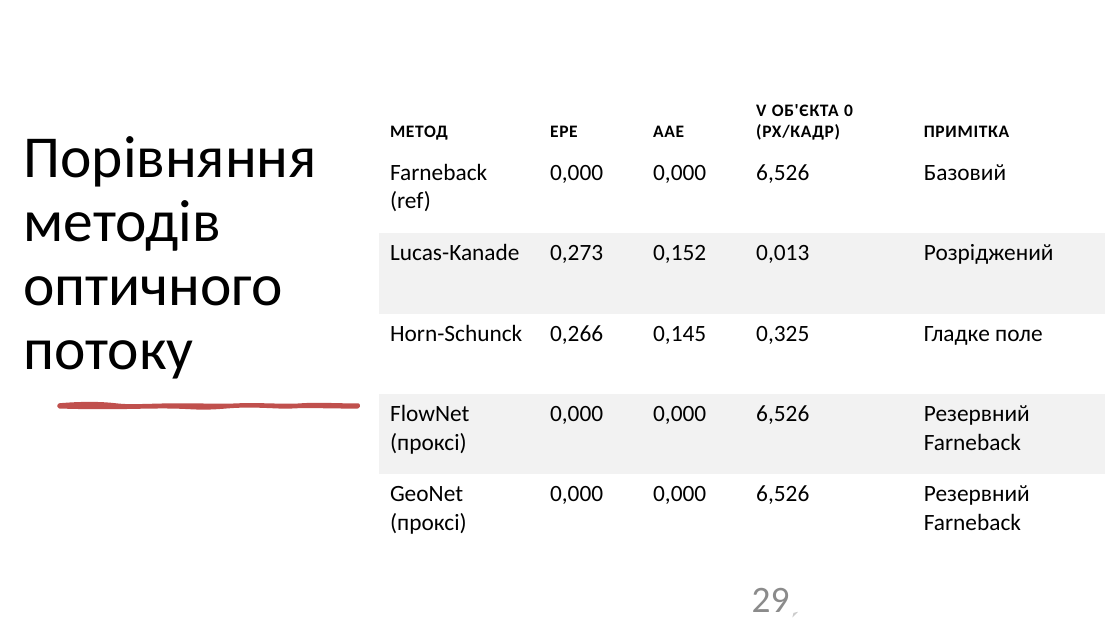
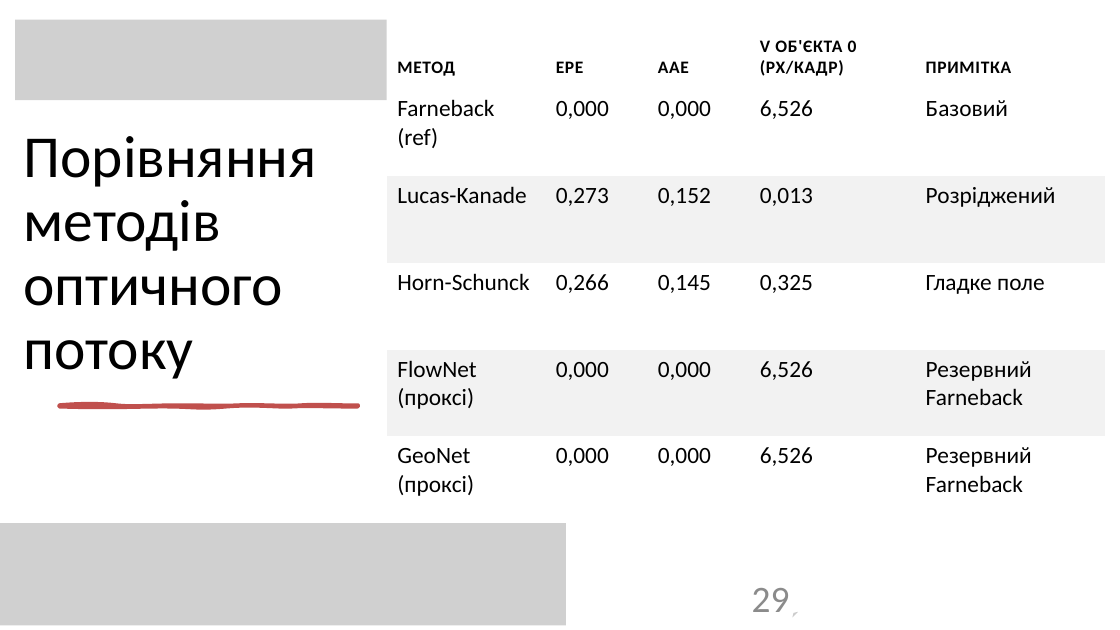
Before and after one commit to ly0wenka/dis_f, a slide deck: slide 29 of dissertation_Kondratov_slides.pptx. Drawn at 1120x630 pixels with LibreOffice and Linux fonts; fonts in the diff are those of the drawing; grey boxes stand for pictures. Boxes give left, top, right and bottom in pixels: in the first picture for what was removed or moved away, otherwise in the second. Text is boxed around its words. In the diff, an @@ line names an element or a change of style, - is before the commit and + after.

```diff
--- a/dissertation_Kondratov_slides.pptx
+++ b/dissertation_Kondratov_slides.pptx
@@ picture added at [15, 20, 386, 101] @@
@@ table: place and size @@
-table at [380, 82, 1107, 555]
+table at [386, 13, 1106, 523]
@@ picture added at [0, 523, 566, 626] @@
```
Also in this commit, not shown: 9 other slides changed.
